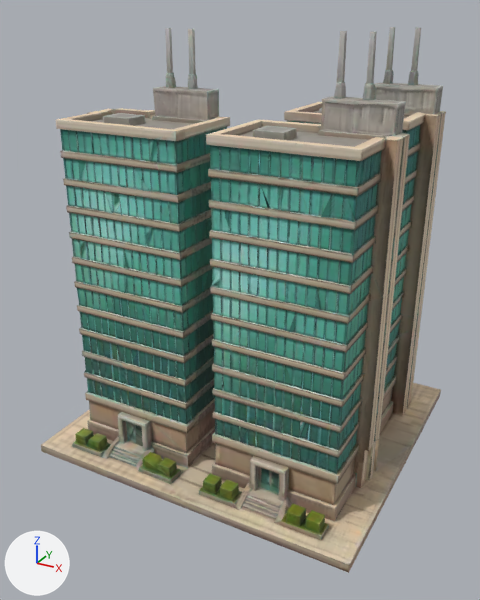
What one commit did to the glTF model public/models/town_office_tower_modern.glb.
Rendered twice from a camera (50 mm lens) standing at (0.855, -1.652, 1.254) and looking at (-0.013, -0.075, 0.466). Every picture has the same lights, and +X, +Y and +Z are marked at lower left. The first picture is the older version. Where no turn or scale is listed for an object, it has been applied to the vertices.
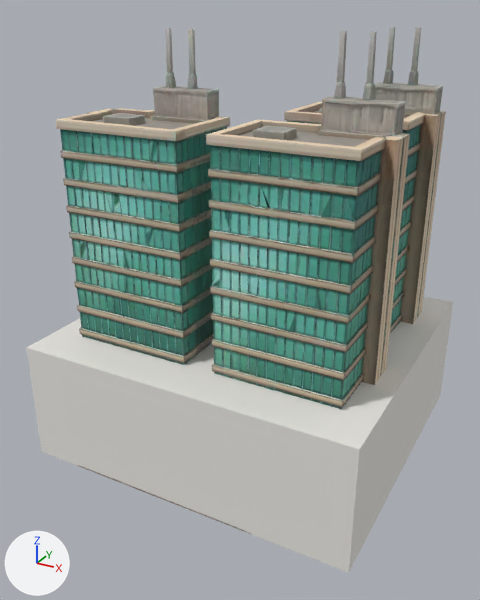
Pixel boxes (x1, y1, x2, y2) of what changed, in the pictures (480 x 600 px):
'plinth', added: after (27, 296, 453, 573)

The edits, one by one:
Material 'plinth_mat' (mat_plinth_mat) is new.
Its base color is (0.82, 0.8, 0.76) (white #eae7e2).
Its roughness is 0.9.
Mesh me_plinth_mesh is new.
It is a box spanning x -0.5..0.5, y -0.46..0.46, z -0.181..0.181.
It uses material mat_plinth_mat (white #eae7e2).
Object 'plinth' (ob_plinth) is new; it shows me_plinth_mesh.
Its location is (0.0, 0.0, 0.181).
